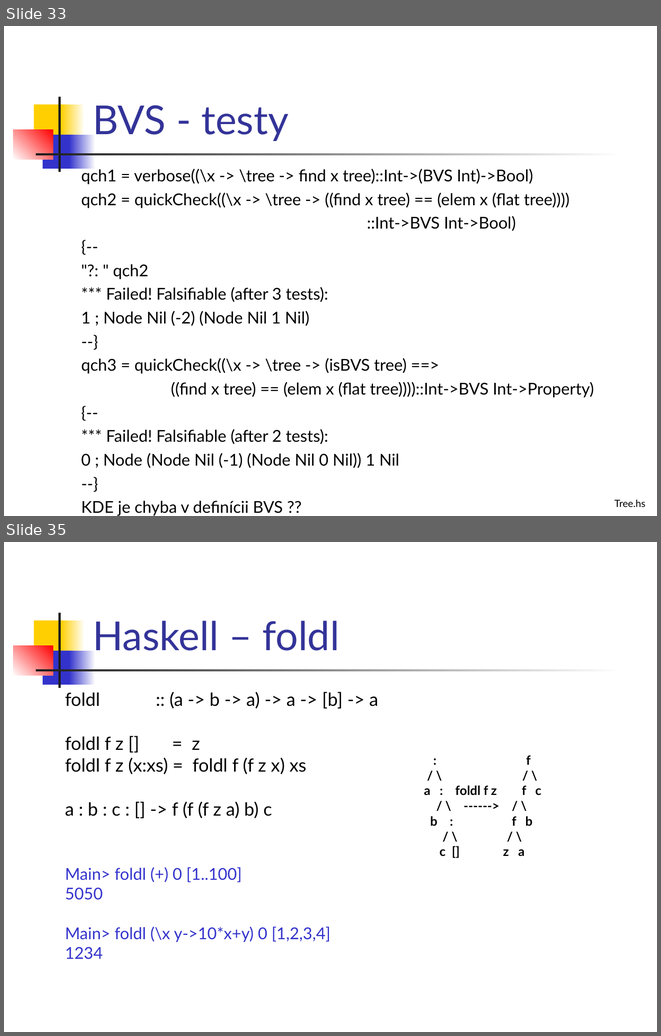
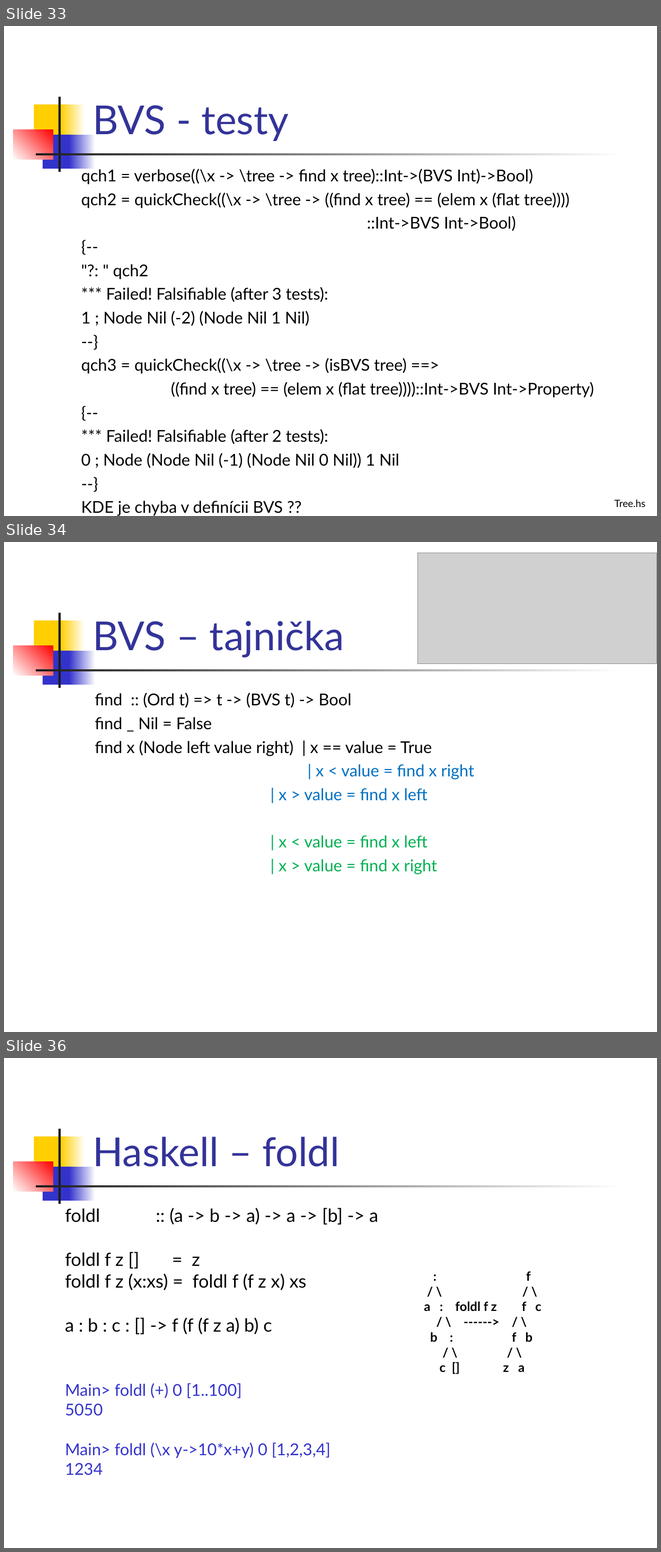
Before and after one commit to Funkcionalne/Prednasky, a slide deck: 02/02_fpro.ppt. Shown one above the other, each under a label of ours: slides 33 and 35 before the commit, slides 33, 34 and 36 after it; the slides between them are not shown. The pictures are 661x1036 and 661x1552 pixels, drawn with LibreOffice and Linux fonts; fonts in the diff are those of the drawing; grey boxes stand for pictures. Boxes give left, top, right and bottom in pixels: in the first picture for what was removed or moved away, otherwise in the second. Text is boxed around its words. In the diff, an @@ line names an element or a change of style, - is before the commit and + after.

```diff
--- a/02/02_fpro.ppt
+++ b/02/02_fpro.ppt
@@ slide 34 added at bbox=[4, 542, 657, 1032], background #FFFFFF; not listed: 7 template elements that a slide beside it also shows @@
@@ picture added at bbox=[417, 553, 657, 664] @@
@@ title added at bbox=[93, 620, 344, 657], 44 pt, text #333399 @@
+BVS – tajnička
@@ text added at bbox=[95, 693, 475, 874], 18 pt, text #000000 @@
+find :: (Ord t) => t -> (BVS t) -> Bool
+find _ Nil = False
+find x (Node left value right) | x == value = True
+| x < value = find x right
+| x > value = find x left
+| x < value = find x left
+| x > value = find x right
@@ what was slide 35 is now slide 36 @@
```
Also in this commit, not shown: 6 slides changed, 3 other files.
